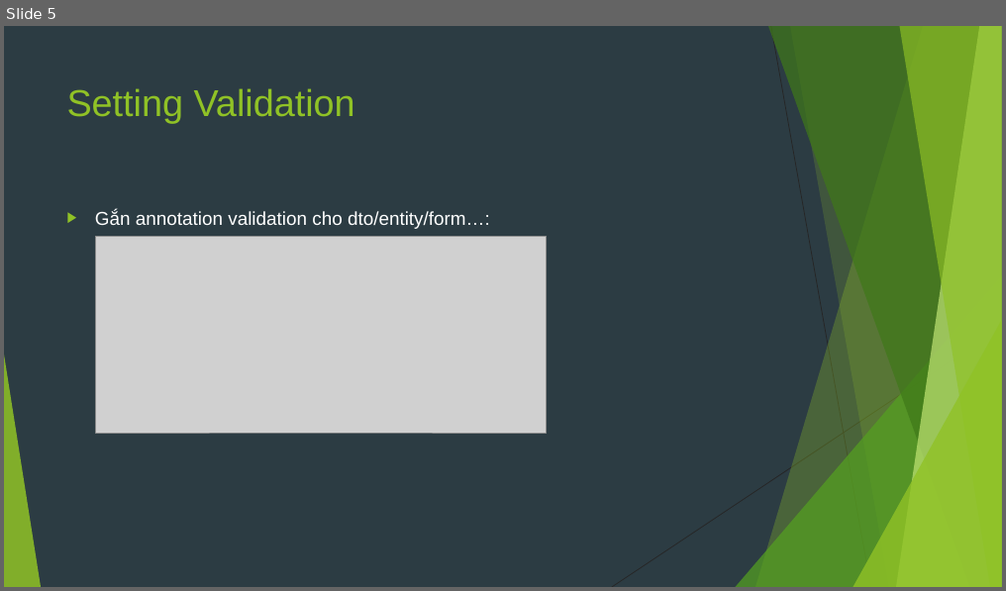
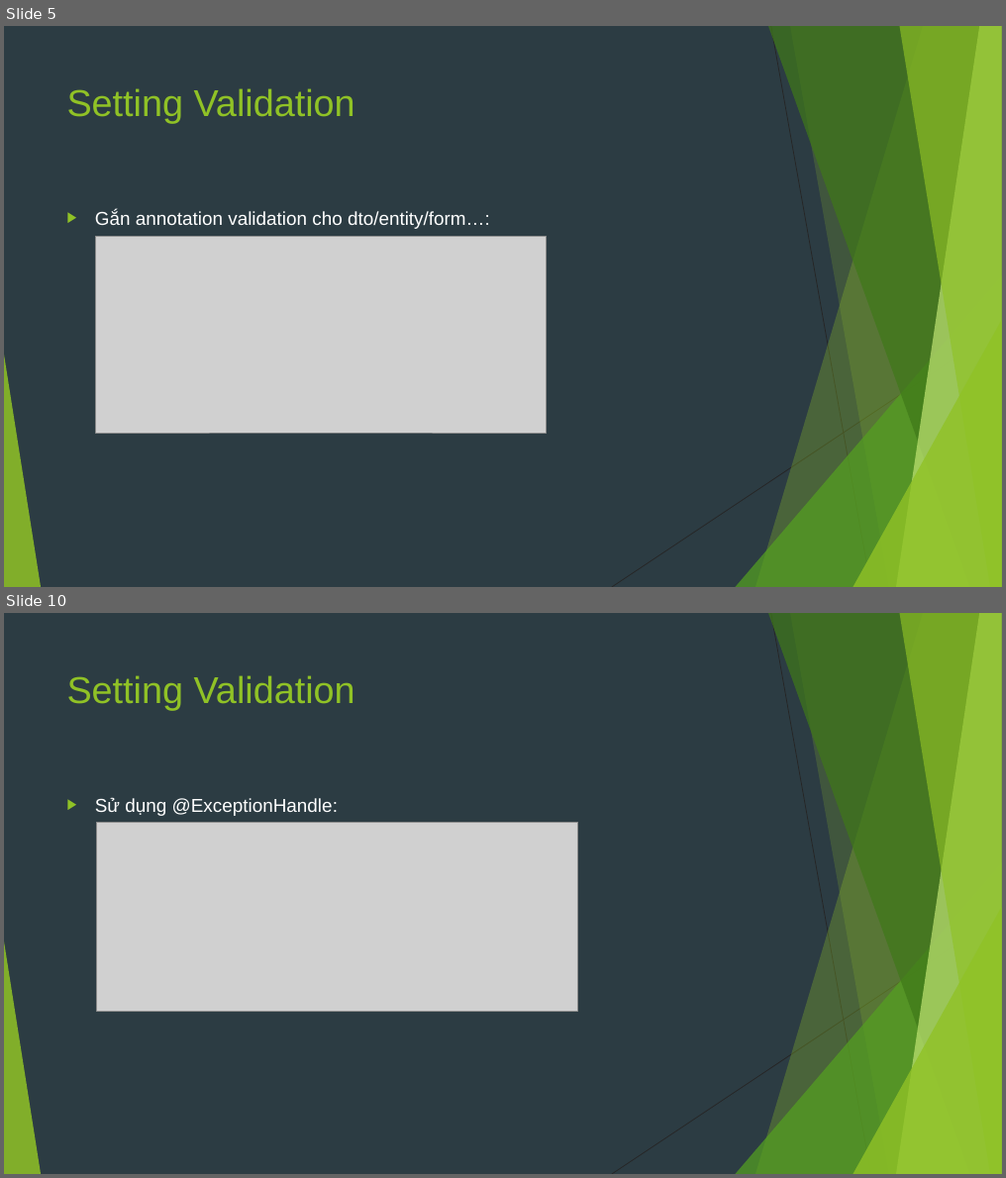
Before and after one commit to sobbingwind/SpringBoot, a slide deck: 08.Spring Validation.pptx. Shown one above the other, each under a label of ours: slide 5 before the commit, slides 5 and 10 after it; the slides between them are not shown. The pictures are 1006x591 and 1006x1178 pixels, drawn with LibreOffice and Linux fonts; fonts in the diff are those of the drawing; grey boxes stand for pictures. Boxes give left, top, right and bottom in pixels: in the first picture for what was removed or moved away, otherwise in the second. Text is boxed around its words. In the diff, an @@ line names an element or a change of style, - is before the commit and + after.

```diff
--- a/08.Spring Validation.pptx
+++ b/08.Spring Validation.pptx
@@ slide 10 added at (x1=4, y1=613, x2=1002, y2=1174), background #2C3C43; not listed: 10 template elements that a slide beside it also shows @@
@@ title added at (x1=67, y1=675, x2=355, y2=711), 36 pt, text #90C226 @@
+Setting Validation
@@ text added at (x1=95, y1=797, x2=338, y2=816), 18 pt, text #FFFFFF @@
+▶ Sử dụng @ExceptionHandle:
@@ picture added at (x1=96, y1=822, x2=577, y2=1011) @@
```
Also in this commit, not shown: 4 slides changed, 3 other slides added, 1 slide removed.
